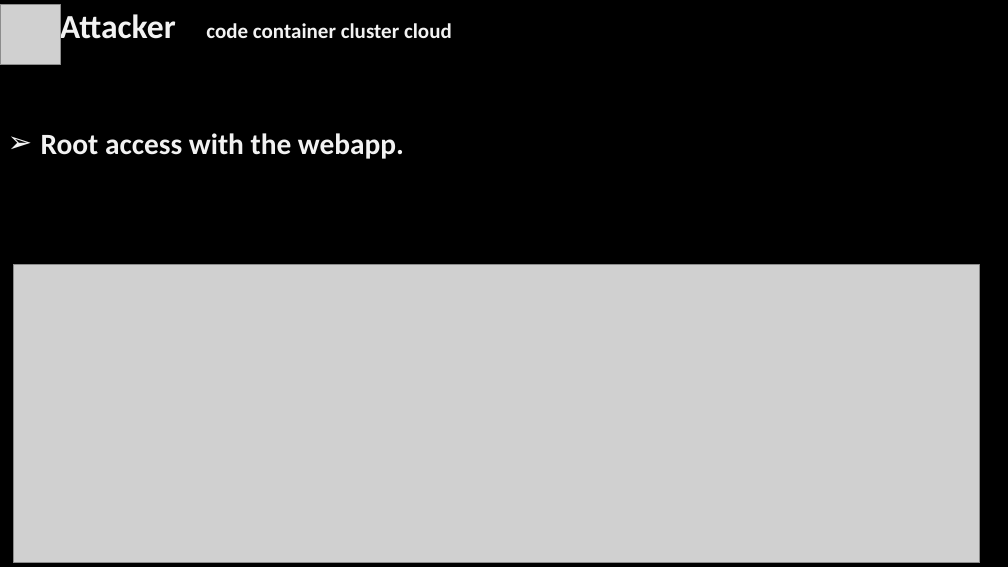
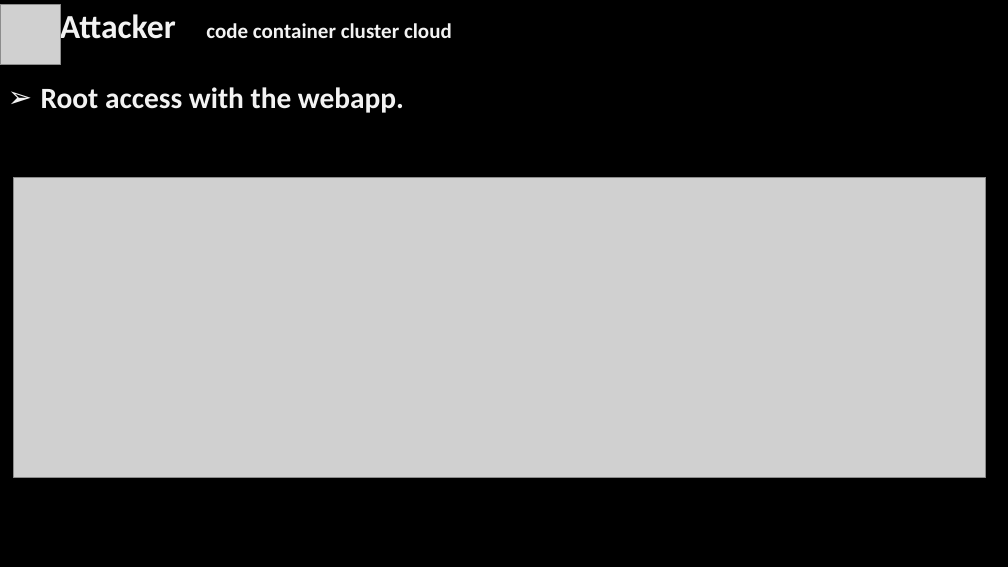
Before and after one commit to simonangel-fong/react2shell-eks, a slide deck: slide 3 of docs/slide/post01_eks_breach.pptx. Drawn at 1008x567 pixels with LibreOffice and Linux fonts; fonts in the diff are those of the drawing; grey boxes stand for pictures; background and template pictures are left out. Boxes give left, top, right and bottom in pixels: in the first picture for what was removed or moved away, otherwise in the second. Text is boxed around its words. In the diff, an @@ line names an element or a change of style, - is before the commit and + after.

```diff
--- a/docs/slide/post01_eks_breach.pptx
+++ b/docs/slide/post01_eks_breach.pptx
@@ text "Root access with the webapp.": place and size @@
-text "Root access with the webapp." at [41,133,404,159]
+text "Root access with the webapp." at [41,87,404,113]
@@ picture: place and size @@
-picture at [13,265,980,563]
+picture at [13,178,986,477]
```
Also in this commit, not shown: 12 other slides changed, 13 other files.
